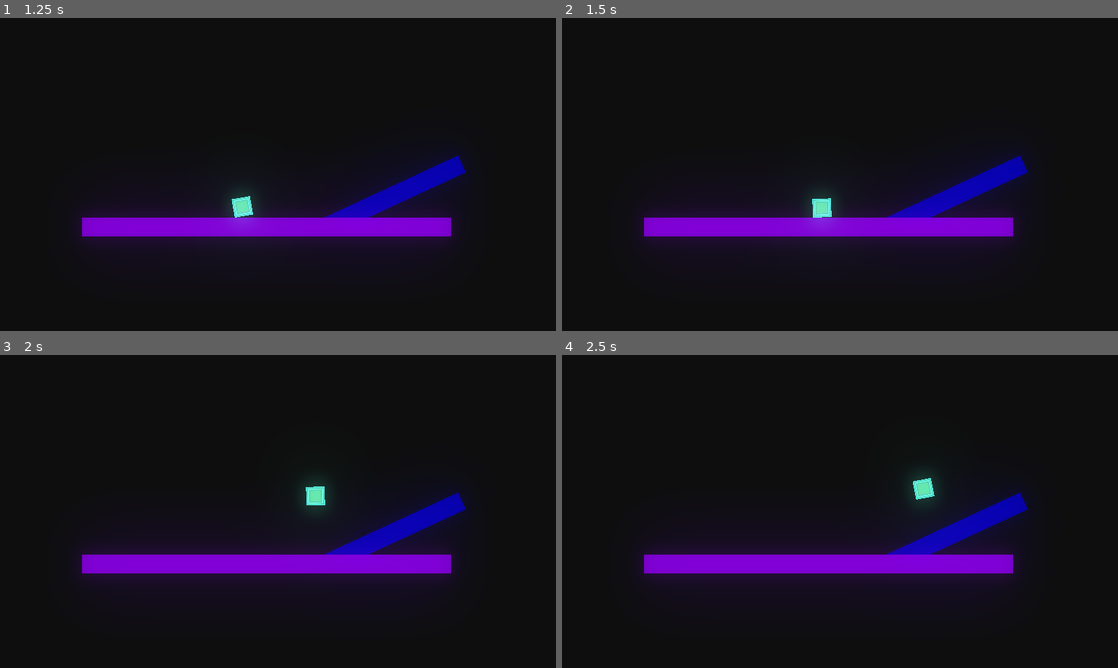
Above: before the commit, frames 1-4 (two rows, left to right).
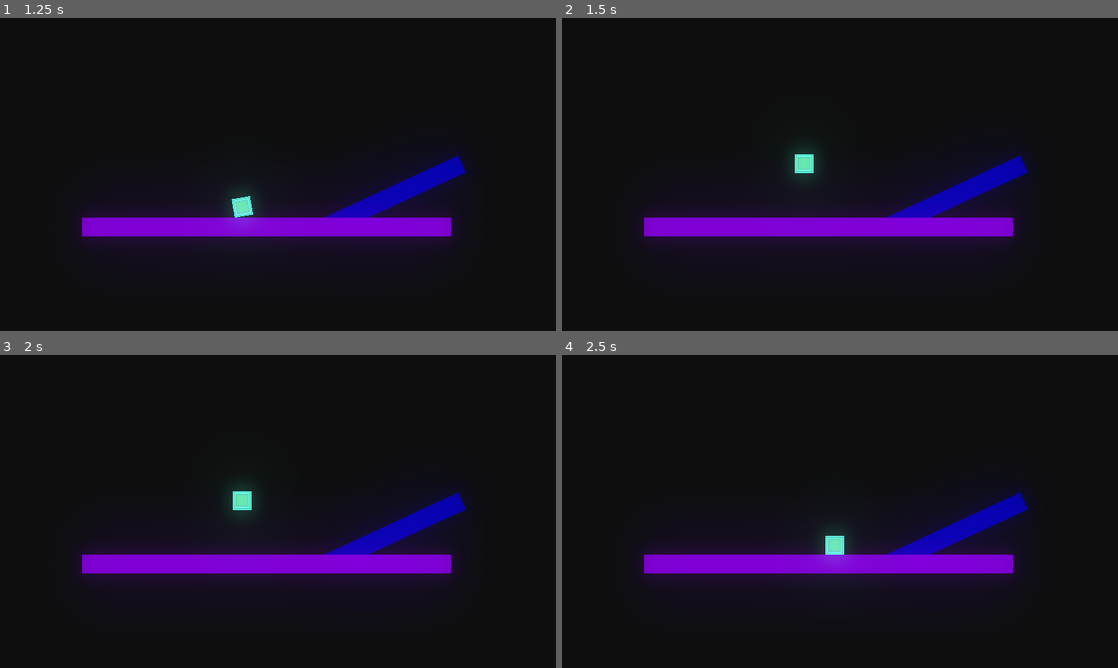
Above: after the commit, the same moments.

Repository: Ludermis/SquareDude
Game: Godot game, scene res://MainMenuScene.tscn
Same seed, same stepped clock (60 frames per second), same inputs: the game is played once before the commit and once after it.
Inputs (mouse positions are in pixels of both pictures, inside the frame that each line leads up to):
- Up to frame 1 (1.25 s): click (83, 168) at 0.5 s
- Up to frame 2 (1.5 s): hold D (right) from 1.28 s (still down); hold C from 1.28 s (still down)
- Up to frame 3 (2 s): keep holding D (right); keep holding C; tap W (up) at 1.52 s
- Up to frame 4 (2.5 s): keep holding D (right); release C at 2.03 s; tap C at 2.1 s; tap W (up) at 2.27 s

Frame 1 is identical in both runs. In frame 2, 0.7% of the frame differs, in the area x 41-50%, y 41-66%; in frame 3, 0.9%; in frame 4, 0.9%, in the area x 46-68%, y 37-67%.

Commit message:
Lynext
C butonu eklendi

Diff:
--- a/Level1.tscn
+++ b/Level1.tscn
@@ -49,7 +49,7 @@
 
 [node name="CollisionPolygon2D" type="CollisionPolygon2D" parent="Wall1"]
 visible = false
-polygon = PoolVector2Array( -613.034, -31.9851, 663.593, -32.1291, 540.009, 1.38843, -612.983, 31.8928 )
+polygon = PoolVector2Array( -613.034, -31.9851, 663.593, -32.1291, 664.533, 31.9923, -612.983, 31.8928 )
 
 [node name="Floor" type="StaticBody2D" parent="."]
 modulate = Color( 0.400833, 0, 0.65, 1 )
--- a/Player.gd
+++ b/Player.gd
@@ -37,6 +37,10 @@
 		else:
 			rotation = lerp(rotation,0,0.1)
 
+	if Input.is_key_pressed(KEY_C):
+		rotation = 0
+		velocity = Vector2.ZERO
+		position = Vector2(836,502)
 	if Input.is_action_pressed('ui_right'):
 		$"../Wall1".rotation += delta
 	if Input.is_action_pressed('ui_left'):
